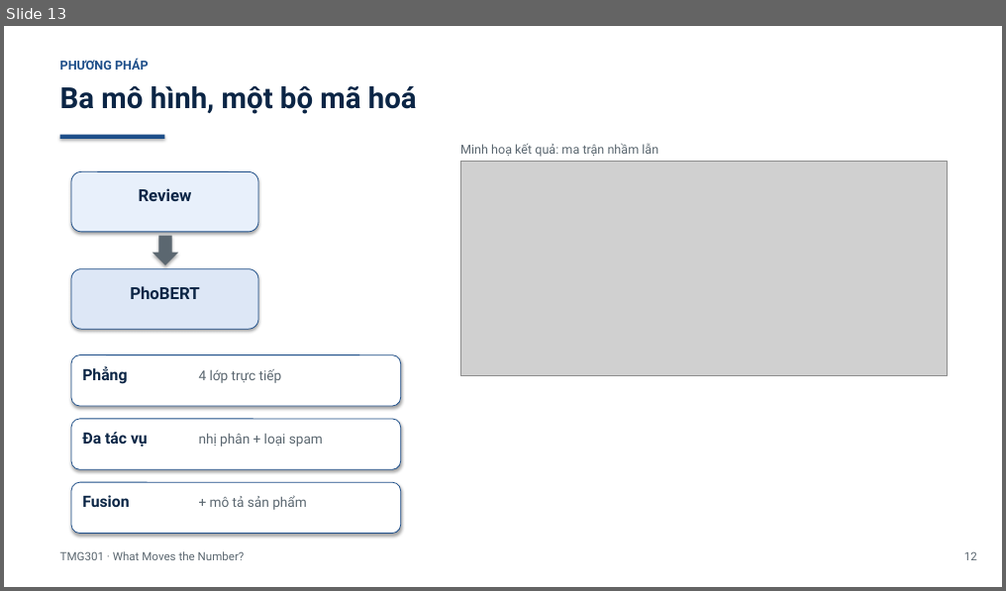
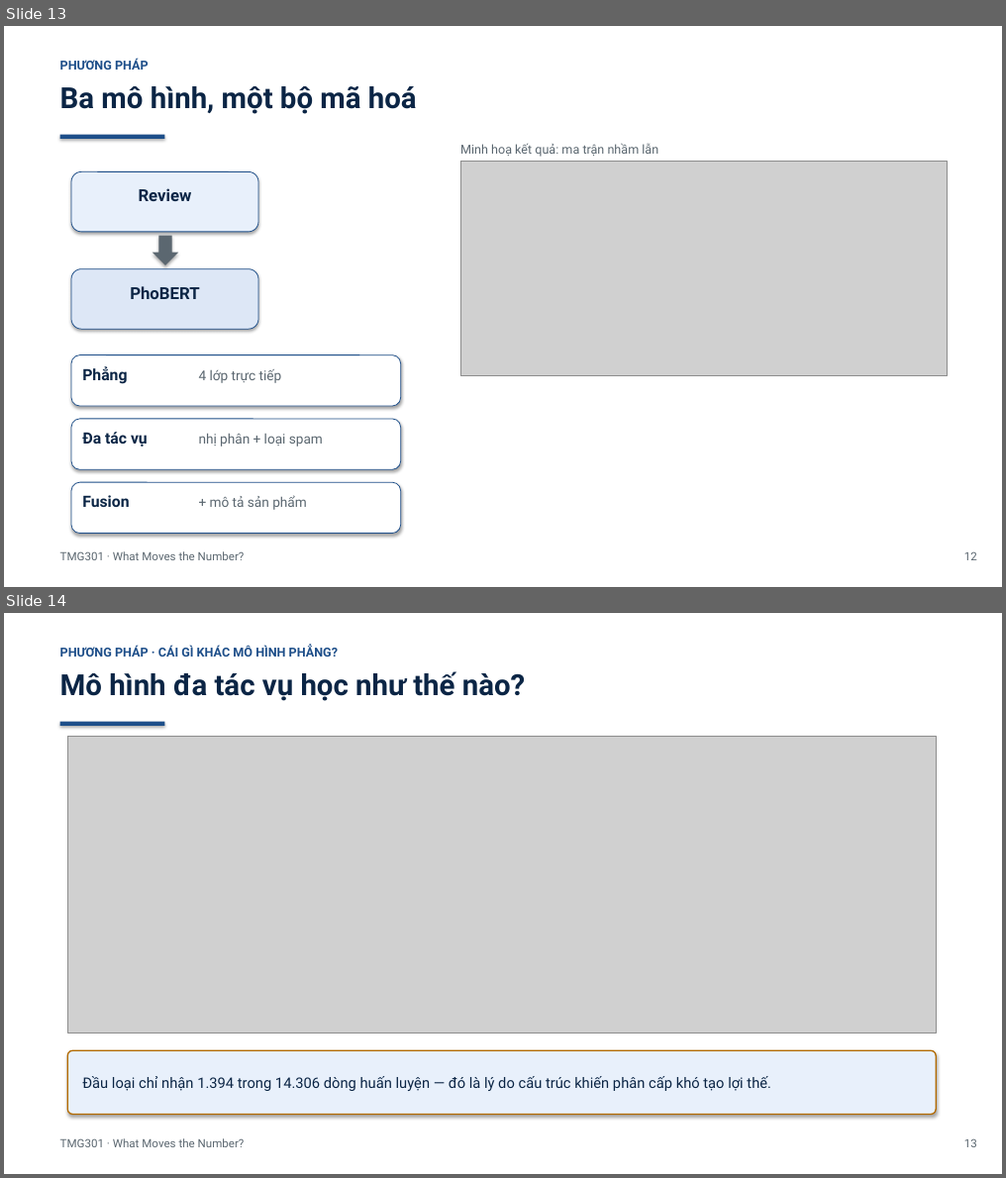
Before and after one commit to PhanBaSongToan/what-moves-the-number, a slide deck: slides/TMG301_What_Moves_the_Number.pptx. Shown one above the other, each under a label of ours: slide 13 before the commit, slides 13 and 14 after it. The pictures are 1006x591 and 1006x1178 pixels, drawn with LibreOffice and Linux fonts; fonts in the diff are those of the drawing; grey boxes stand for pictures. Boxes give left, top, right and bottom in pixels: in the first picture for what was removed or moved away, otherwise in the second. Text is boxed around its words. In the diff, an @@ line names an element or a change of style, - is before the commit and + after.

Commit message:
Deck: add the training-objective slide
The deck never showed Eq. 1 (type loss masked to spam rows) or the cascade
rule, which is the only difference between the two models. Now slide 14.

```diff
--- a/slides/TMG301_What_Moves_the_Number.pptx
+++ b/slides/TMG301_What_Moves_the_Number.pptx
@@ slide 14 added at box(4, 613, 1002, 1174), background #FFFFFF @@
@@ text added at box(60, 645, 338, 657), 12 pt, text #1D4E89, bold @@
+PHƯƠNG PHÁP · CÁI GÌ KHÁC MÔ HÌNH PHẲNG?
@@ text added at box(60, 671, 525, 701), 28 pt, text #0B2545, bold @@
+Mô hình đa tác vụ học như thế nào?
@@ rectangle added at box(60, 722, 165, 726), fill #1D4E89 @@
@@ picture added at box(67, 737, 936, 1033) @@
@@ rounded rectangle added at box(67, 1051, 936, 1115), fill #E8F0FB, outline #B26A00 1.25 pt, 14 pt, text #0B2545 @@
+Đầu loại chỉ nhận 1.394 trong 14.306 dòng huấn luyện — đó là lý do cấu trúc khiến phân cấp khó tạo lợi thế.
@@ text added at box(60, 1139, 245, 1148), 11 pt, text #5B6770 @@
+TMG301 · What Moves the Number?
@@ text added at box(964, 1139, 977, 1148), 11 pt, text #5B6770 @@
+13
```
Also in this commit, not shown: 11 slides changed, 3 other files.
